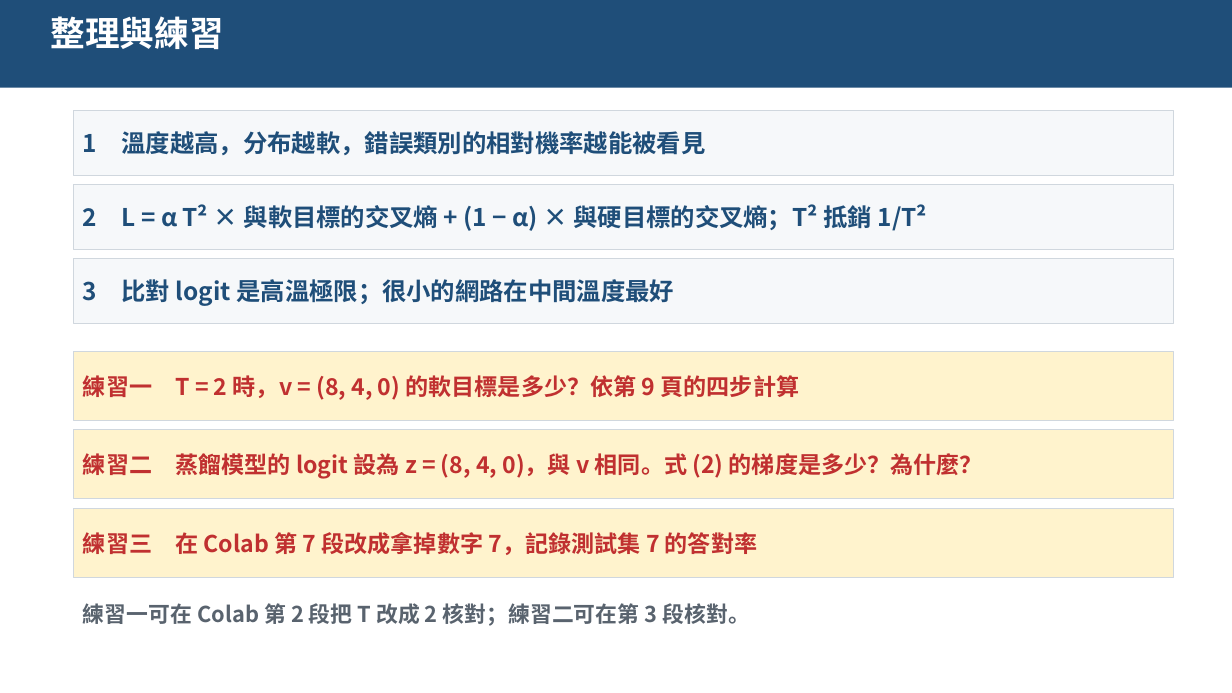
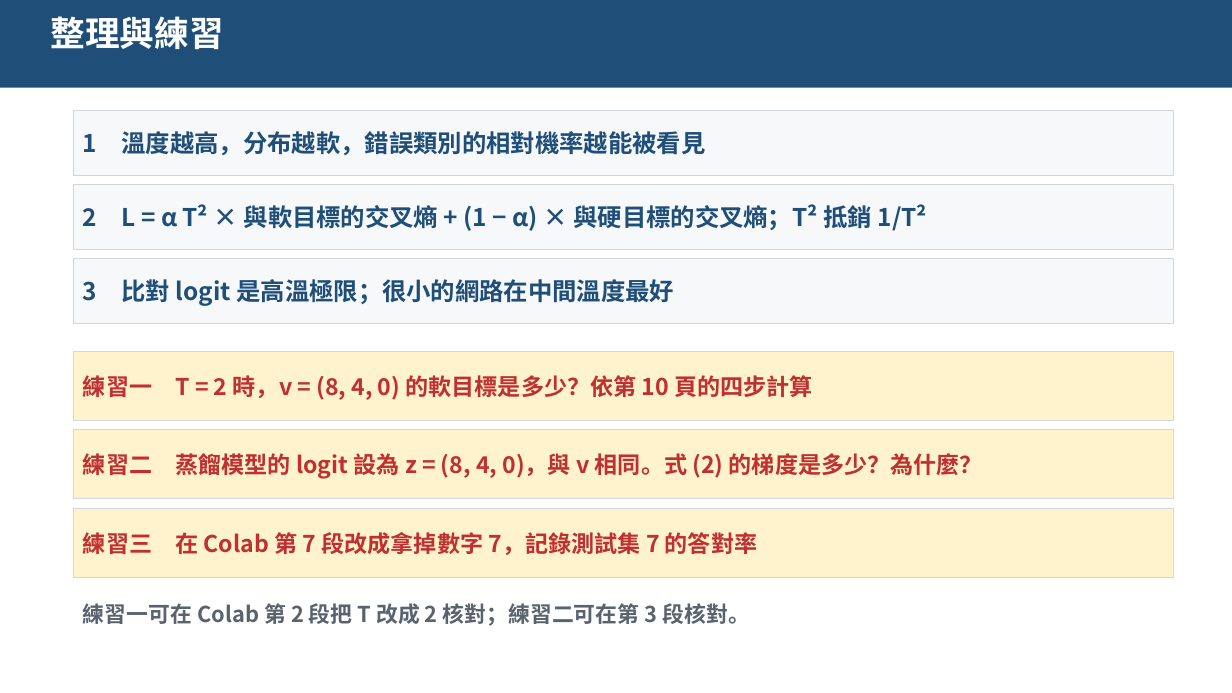
Before and after one commit to pychang-ai/115-1_DLMA, a slide deck: slide 23 of topics/knowledge-distillation/課外主題_知識蒸餾.pptx (slide 22 before the commit). Drawn at 1232x693 pixels with LibreOffice and Linux fonts; fonts in the diff are those of the drawing. Boxes give left, top, right and bottom in pixels: in the first picture for what was removed or moved away, otherwise in the second. Text is boxed around its words. In the diff, an @@ line names an element or a change of style, - is before the commit and + after.

```diff
--- a/topics/knowledge-distillation/課外主題_知識蒸餾.pptx
+++ b/topics/knowledge-distillation/課外主題_知識蒸餾.pptx
@@ text in rectangle at (x1=83, y1=375, x2=813, y2=400): text changed @@
-練習一 T = 2 時，v = (8, 4, 0) 的軟目標是多少？依第 9 頁的四步計算
+練習一 T = 2 時，v = (8, 4, 0) 的軟目標是多少？依第 10 頁的四步計算
```
Also in this commit, not shown: 4 other slides changed, 1 slide added, 1 other file.
